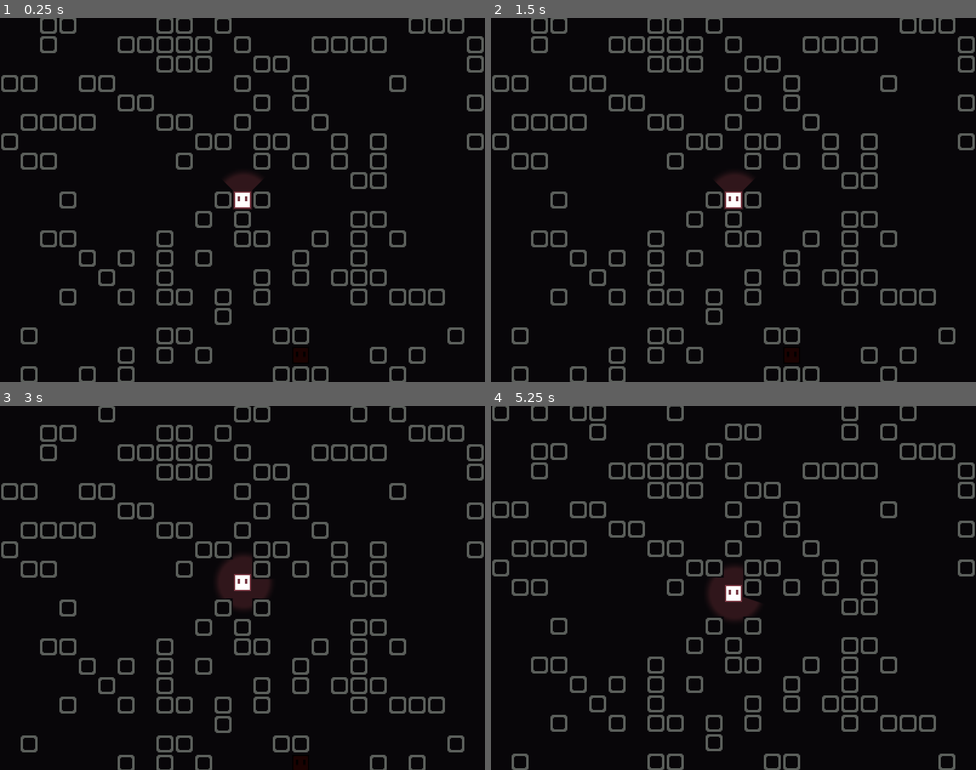
Above: before the commit, frames 1-4 (two rows, left to right).
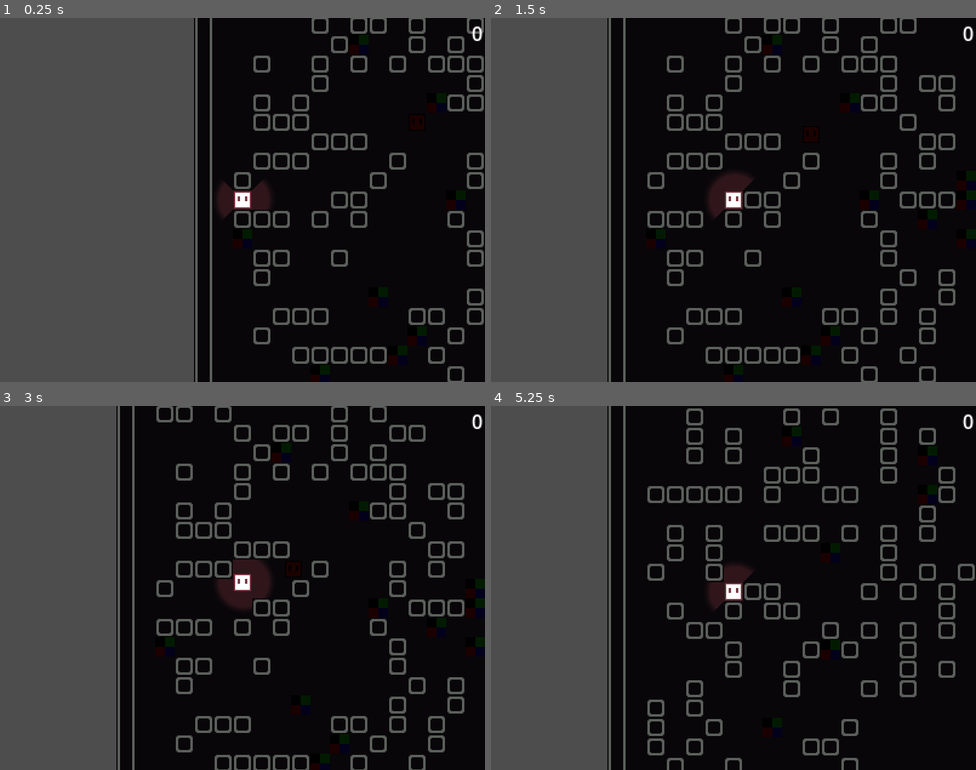
Above: after the commit, the same moments.

Repository: Tyler4Jacobson/JUNE26-GAME-JAM
Game: Godot game, scene res://scenes/game.tscn
Two runs of this game, one before a commit and one after it. Both use one fixed random seed, a clock stepped at 60 frames per second and the inputs below.
Inputs:
- Up to frame 1 (0.25 s): no input
- Up to frame 2 (1.5 s): tap Enter (ui_accept) at 0.5, 0.77 s; hold Right (ui_right) 0.53-1.28 s; hold Down (ui_down) from 1.28 s (still down)
- Up to frame 3 (3 s): tap Enter (ui_accept) at 1.52, 2, 2.75 s; release Down (ui_down) at 2.03 s; hold Right (ui_right) 2.03-2.78 s; hold Up (ui_up) from 2.78 s (still down)
- Up to frame 4 (5.25 s): tap Enter (ui_accept) at 3.02, 3.77, 4.25, 4.52, 5 s; release Up (ui_up) at 3.53 s; hold Left (ui_left) 3.53-5.03 s; hold Down (ui_down) from 5.03 s (still down)

The runs differ from the first frame. In frame 1, 46% of the frame differs, in the area x 0-100%, y 0-100%; in frame 2, 34%; in frame 3, 34%; in frame 4, 35%.

Commit message:
collectables

Diff:
--- a/project.godot
+++ b/project.godot
@@ -19,6 +19,8 @@
 
 window/size/viewport_width=800
 window/size/viewport_height=600
+window/stretch/mode="viewport"
+window/stretch/aspect="expand"
 
 [editor]
 
@@ -30,4 +32,5 @@
 
 [rendering]
 
+textures/canvas_textures/default_texture_filter=0
 rendering_device/driver.windows="d3d12"
--- /dev/null
+++ b/scenes/coin.tscn
@@ -0,0 +1,24 @@
+[gd_scene format=3 uid="uid://c85h3f1jrnded"]
+
+[ext_resource type="Script" uid="uid://coxh4xwyo4vg2" path="res://scripts/coin.gd" id="1_i64fm"]
+[ext_resource type="Texture2D" uid="uid://clj78shs33tmf" path="res://assets/Basic_Tileset.png" id="1_rwqht"]
+
+[sub_resource type="CanvasItemMaterial" id="CanvasItemMaterial_i64fm"]
+light_mode = 2
+
+[sub_resource type="RectangleShape2D" id="RectangleShape2D_i64fm"]
+size = Vector2(8, 8)
+
+[node name="Coin" type="Area2D" unique_id=377994511]
+collision_mask = 2
+script = ExtResource("1_i64fm")
+
+[node name="Sprite2D" type="Sprite2D" parent="." unique_id=1751749721]
+scale = Vector2(0.25, 0.25)
+texture = ExtResource("1_rwqht")
+
+[node name="CollisionShape2D" type="CollisionShape2D" parent="." unique_id=2040189817]
+material = SubResource("CanvasItemMaterial_i64fm")
+shape = SubResource("RectangleShape2D_i64fm")
+
+[connection signal="body_entered" from="." to="." method="_on_body_entered"]
--- a/scenes/game.tscn
+++ b/scenes/game.tscn
@@ -3,6 +3,7 @@
 [ext_resource type="Script" uid="uid://bqiahsmuivp6o" path="res://scripts/game.gd" id="1_5gf0t"]
 [ext_resource type="PackedScene" uid="uid://ct67ejvdimnl5" path="res://scenes/player.tscn" id="1_cb66b"]
 [ext_resource type="Texture2D" uid="uid://ql6py4k1qe7r" path="res://assets/tiles_atlas.png" id="2_dis88"]
+[ext_resource type="Script" uid="uid://c72y3yenslm7a" path="res://scripts/game_manager.gd" id="2_p57ef"]
 [ext_resource type="PackedScene" uid="uid://biumn8qgadcdv" path="res://scenes/enemy.tscn" id="4_lbhrr"]
 [ext_resource type="PackedScene" uid="uid://b3qrmj7ar141u" path="res://scenes/playground.tscn" id="5_iywne"]
 
@@ -218,8 +219,12 @@
 [sub_resource type="TileSet" id="TileSet_cb5na"]
 sources/0 = SubResource("TileSetAtlasSource_5gf0t")
 
-[node name="Node2D" type="Node2D" unique_id=2080951536]
+[node name="game" type="Node2D" unique_id=2080951536]
 script = ExtResource("1_5gf0t")
+
+[node name="game_manager" type="Node" parent="." unique_id=2090295884]
+unique_name_in_owner = true
+script = ExtResource("2_p57ef")
 
 [node name="ground_layer" type="TileMapLayer" parent="." unique_id=1800278472]
 modulate = Color(0.37716255, 0.37716258, 0.37716255, 1)
@@ -233,6 +238,7 @@
 tile_map_data = PackedByteArray()
 
 [node name="ScanCover" type="TileMapLayer" parent="." unique_id=1043679925]
+visible = false
 z_index = 10
 use_parent_material = true
 tile_map_data = PackedByteArray("AAD///7/AAAQAAAAAAAAAP7/AAAQAAAAAAABAP7/AAAQAAAAAAACAP7/AAAQAAAAAAADAP7/AAAQAAAAAAAEAP …(5040 unchanged characters)…
--- a/scenes/killzone.tscn
+++ b/scenes/killzone.tscn
@@ -3,7 +3,8 @@
 [ext_resource type="Script" uid="uid://dflbo2dnlw23e" path="res://scripts/killzone.gd" id="1_xlapc"]
 
 [node name="killzone" type="Area2D" unique_id=529712816]
-collision_mask = 3
+collision_layer = 2
+collision_mask = 2
 script = ExtResource("1_xlapc")
 
 [node name="Timer" type="Timer" parent="." unique_id=1959630146]
--- a/scenes/player.tscn
+++ b/scenes/player.tscn
@@ -12,6 +12,11 @@
 fill = 1
 fill_from = Vector2(0.5121528, 0.4982639)
 
+[sub_resource type="SystemFont" id="SystemFont_g2els"]
+
+[sub_resource type="LabelSettings" id="LabelSettings_qhqgy"]
+font = SubResource("SystemFont_g2els")
+
 [sub_resource type="RectangleShape2D" id="RectangleShape2D_onrkg"]
 size = Vector2(8, 8)
 
@@ -19,6 +24,7 @@
 self_modulate = Color(0.44755095, 0.44755095, 0.44755095, 1)
 top_level = true
 z_index = 5
+collision_layer = 3
 script = ExtResource("1_s027a")
 
 [node name="Sprite2D" type="Sprite2D" parent="." unique_id=897099604]
@@ -37,6 +43,16 @@
 
 [node name="Camera2D" type="Camera2D" parent="." unique_id=1827686620]
 zoom = Vector2(2, 2)
+
+[node name="score" type="Label" parent="Camera2D" unique_id=556227429]
+texture_filter = 1
+offset_left = 159.0
+offset_top = -149.0
+offset_right = 199.0
+offset_bottom = -126.0
+text = "0"
+label_settings = SubResource("LabelSettings_qhqgy")
+horizontal_alignment = 2
 
 [node name="CollisionShape2D" type="CollisionShape2D" parent="." unique_id=1278099715]
 shape = SubResource("RectangleShape2D_onrkg")
--- a/scenes/playground.tscn
+++ b/scenes/playground.tscn
@@ -3,6 +3,7 @@
 [ext_resource type="Texture2D" uid="uid://ql6py4k1qe7r" path="res://assets/tiles_atlas.png" id="1_kddj0"]
 [ext_resource type="PackedScene" uid="uid://ct67ejvdimnl5" path="res://scenes/player.tscn" id="2_q8s1k"]
 [ext_resource type="PackedScene" uid="uid://biumn8qgadcdv" path="res://scenes/enemy.tscn" id="3_mm0a5"]
+[ext_resource type="PackedScene" uid="uid://c85h3f1jrnded" path="res://scenes/coin.tscn" id="4_q8s1k"]
 
 [sub_resource type="CanvasItemMaterial" id="CanvasItemMaterial_kddj0"]
 light_mode = 2
@@ -162,6 +163,10 @@
 resource_name = "enemy"
 scenes/2/scene = ExtResource("3_mm0a5")
 
+[sub_resource type="TileSetScenesCollectionSource" id="TileSetScenesCollectionSource_mm0a5"]
+resource_name = "coin"
+scenes/3/scene = ExtResource("4_q8s1k")
+
 [sub_resource type="TileSet" id="TileSet_cb66b"]
 occlusion_layer_0/light_mask = 1
 physics_layer_0/collision_layer = 1
@@ -169,6 +174,7 @@
 sources/0 = SubResource("TileSetAtlasSource_dis88")
 sources/1 = SubResource("TileSetScenesCollectionSource_lnu2h")
 sources/2 = SubResource("TileSetScenesCollectionSource_iywne")
+sources/3 = SubResource("TileSetScenesCollectionSource_mm0a5")
 
 [node name="playground" type="TileMapLayer" unique_id=1096450927]
 modulate = Color(0.07762883, 0.07762881, 0.07762881, 1)
--- /dev/null
+++ b/scenes/ui.tscn
@@ -0,0 +1,37 @@
+[gd_scene format=3 uid="uid://caknk3fil4cw1"]
+
+[ext_resource type="Script" uid="uid://b68aj0qb7bvu5" path="res://scripts/ui.gd" id="1_nt7q6"]
+
+[sub_resource type="SystemFont" id="SystemFont_xlq6p"]
+subpixel_positioning = 0
+
+[sub_resource type="LabelSettings" id="LabelSettings_nt7q6"]
+font = SubResource("SystemFont_xlq6p")
+font_size = 24
+
+[node name="ui" type="Control" unique_id=233448983]
+layout_mode = 3
+anchors_preset = 0
+offset_right = 800.0
+offset_bottom = 600.0
+script = ExtResource("1_nt7q6")
+
+[node name="score_container" type="MarginContainer" parent="." unique_id=1847481431]
+layout_mode = 1
+anchors_preset = 8
+anchor_left = 0.5
+anchor_top = 0.5
+anchor_right = 0.5
+anchor_bottom = 0.5
+offset_left = -7.0
+offset_top = -17.0
+offset_right = 7.0
+offset_bottom = 17.0
+grow_horizontal = 2
+grow_vertical = 2
+
+[node name="score_label" type="Label" parent="score_container" unique_id=415756492]
+layout_mode = 2
+text = "0"
+label_settings = SubResource("LabelSettings_nt7q6")
+horizontal_alignment = 2
--- /dev/null
+++ b/scripts/coin.gd
@@ -0,0 +1,9 @@
+extends Area2D
+
+# Coin mask is on the layer that the player occupies
+func _on_body_entered(body: Node2D) -> void:
+	#increment score counter
+	game_manager.add_point()
+
+	# Remove coin from scene
+	queue_free()
--- a/scripts/game.gd
+++ b/scripts/game.gd
@@ -12,8 +12,11 @@
 	#Note this is hide() right now. This was so I could see the grid. Probably change back to show() ?
 	#
 	#
+
+	game_manager.score = 0
+
 	$ScanCover.hide()
-	var size_x = 100#randi_range(6, 10)
+	var size_x = 10#randi_range(6, 10)
 	var size_y = 50#randi_range(4, 8)
 
 	initialize_grid(size_x, size_y)
@@ -44,9 +47,18 @@
 	await get_tree().process_frame
 	assign_data_to_spawned_scenes()
 
-	#place collectibles???
+	#place collectibles
+	var coin_count = 50
+	for x in range(coin_count):
+		if not safe_spots.is_empty():
+			var location = safe_spots.pop_back()
+			playground.set_cell(location, 3, atlas_coords, 3)
+
 	#use vvvvvvv to have options on where to place all of the above
 	#procedural.get_clear_spaces(ground_layer)
+
+	await get_tree().process_frame
+	assign_data_to_spawned_scenes()
 
 # Setup of AStarGrid
 func build_pathfinding_grid() -> void:
--- /dev/null
+++ b/scripts/game_manager.gd
@@ -0,0 +1,9 @@
+extends Node
+
+class_name game_manager
+
+static var score: int = 0
+
+static func add_point():
+	score += 1
+	print(score)
--- a/scripts/killzone.gd
+++ b/scripts/killzone.gd
@@ -3,10 +3,7 @@
 @onready var timer = $Timer
 
 func _on_body_entered(body: Node2D) -> void:
-	#print(body.name)
-	if (body.name == "player"):
-		#print("You died!!!")
-		timer.start()
+	timer.start()
 
 func _on_timer_timeout():
 	get_tree().reload_current_scene()
--- a/scripts/player.gd
+++ b/scripts/player.gd
@@ -12,26 +12,28 @@
 var big_light_color = Color(0.992, 0.447, 0.035)
 
 @onready var point_light_2d: PointLight2D = $Sprite2D/PointLight2D
+@onready var score: Label = $Camera2D/score
 
 func _ready() -> void:
 	update_light(false)
-
-	# TODO: set camera bounds
+	display_score()
 
 func _physics_process(delta: float) -> void:
-
 	if Input.is_action_pressed("ui_accept"):
 		update_light(true)
 	elif Input.is_action_just_released("ui_accept"): #Input.is_action_just_released("ui_up") or Input.is_action_just_released("ui_down") or Input.is_action_just_released("ui_left") or Input.is_action_just_released("ui_right"):
 		update_light(false)
 
+	movement_manager(delta)
+	display_score()
+
+func movement_manager(delta: float) -> void:
 	var base_interval = 0.1
 	var diag_interval = base_interval * sqrt(2)
 	var interval = base_interval
 	var movement_vector = Vector2.ZERO
 
 	timer += delta
-	#print(timer, interval)
 	# Governer slows down movement
 	if timer >= base_interval:
 		if Input.is_action_pressed("ui_up") and Input.is_action_pressed("ui_left") and !$nw.is_colliding():
@@ -85,3 +87,6 @@
 	else:
 		point_light_2d.scale = small_light_size
 		point_light_2d.color = small_light_color
+
+func display_score() -> void:
+	score.text = str(game_manager.score)
--- /dev/null
+++ b/scripts/ui.gd
@@ -0,0 +1,12 @@
+extends Control
+
+
+# Called when the node enters the scene tree for the first time.
+func _ready() -> void:
+	#print(get_window().size)
+	size = get_window().size
+
+
+# Called every frame. 'delta' is the elapsed time since the previous frame.
+func _process(delta: float) -> void:
+	pass
Not shown, added: scripts/coin.gd.uid
Not shown, added: scripts/game_manager.gd.uid
Not shown, added: scripts/ui.gd.uid
